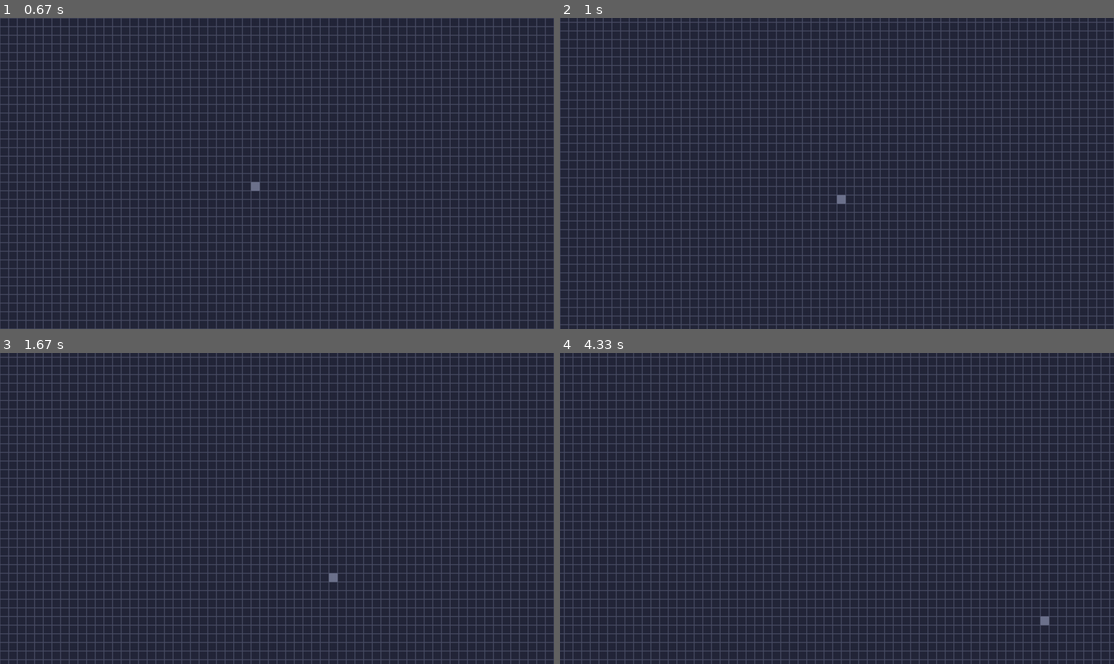
Above: before the commit, frames 1-4 (two rows, left to right).
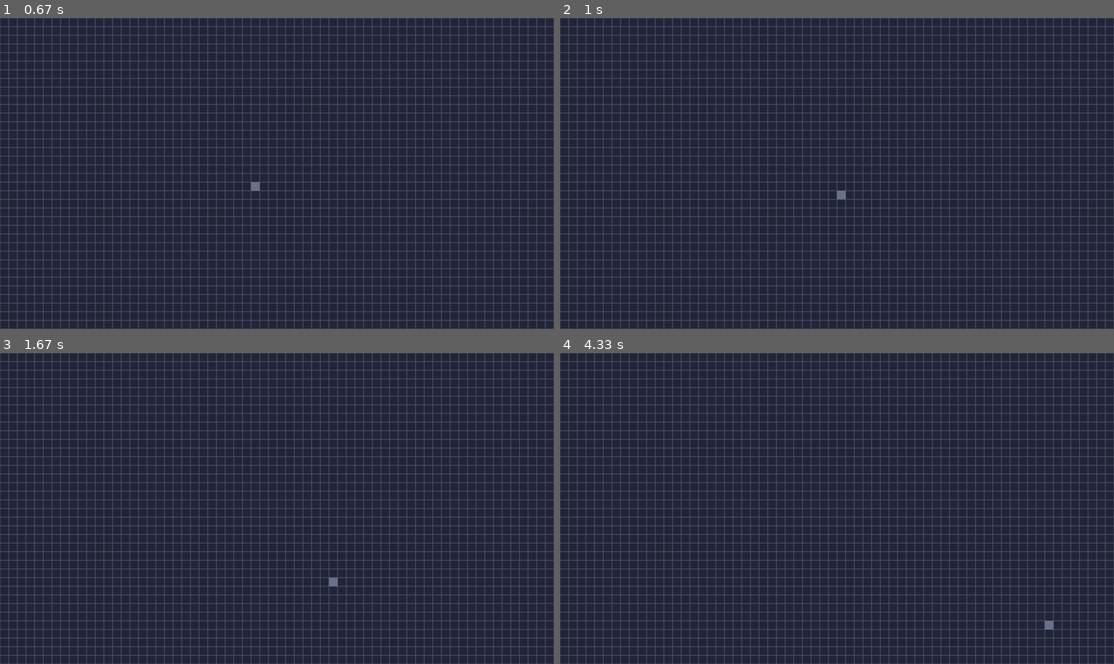
Above: after the commit, the same moments.

Repository: astrayblackcat/pygame-of-life
Game: pygame game, started from gameoflife.py
Same seed, same stepped clock (60 frames per second), same inputs: the game is played once before the commit and once after it.
Inputs (mouse positions are in pixels of both pictures, inside the frame that each line leads up to):
- Up to frame 1 (0.67 s): hold Right from 0.33 s (still down); move the mouse to (254, 185) at 0.37 s
- Up to frame 2 (1 s): release Right at 0.8 s; hold Up from 0.83 s (still down); move the mouse to (837, 195) at 0.87 s
- Up to frame 3 (1.67 s): release Up at 1.13 s; hold Right 1.17-1.63 s; move the mouse to (332, 576) at 1.2 s
- Up to frame 4 (4.33 s): hold Left 1.67-2.2 s; move the mouse to (665, 580) at 1.7 s; hold Down 2.23-2.53 s; move the mouse to (903, 536) at 2.27 s; hold Left 2.57-2.97 s; move the mouse to (848, 402) at 2.6 s; hold Up 3-3.37 s; move the mouse to (637, 499) at 3.03 s; hold Right 3.4-4.03 s; move the mouse to (837, 545) at 3.43 s; hold Down from 4.07 s (still down); move the mouse to (1047, 626) at 4.1 s

Frame 1 is identical in both runs. In frame 2, 16% of the frame differs, in the area x 0-100%, y 0-100%; in frame 3, 16%; in frame 4, 30%.

Commit message:
set window title, remove keyboard camera controls

Diff:
--- a/gameoflife.py
+++ b/gameoflife.py
@@ -14,6 +14,7 @@
 def main():
     global SCREEN, CLOCK, RUNNING, GAME_SURFACE, camera_x, camera_y
     pygame.init()
+    pygame.display.set_caption("PyGame of Life")
     SCREEN = pygame.display.set_mode((WINDOW_WIDTH, WINDOW_HEIGHT), pygame.RESIZABLE, vsync=1)
     GAME_SURFACE = pygame.Surface((GAME_WIDTH, GAME_HEIGHT))
     CLOCK = pygame.time.Clock()
@@ -39,16 +40,6 @@
         # styling
         pygame.draw.rect(GAME_SURFACE, GRID_COLOR, (0, 0, GAME_WIDTH, GAME_HEIGHT), 2)
         surface_rect.center = screen_rect.center
-
-        keys = pygame.key.get_pressed()
-        if keys[pygame.K_LEFT]:
-            camera_x += 5
-        elif keys[pygame.K_RIGHT]:
-            camera_x -= 5
-        elif keys[pygame.K_DOWN]:
-            camera_y -= 5
-        elif keys[pygame.K_UP]:
-            camera_y += 5
 
         for event in pygame.event.get():
             if event.type == pygame.QUIT:
